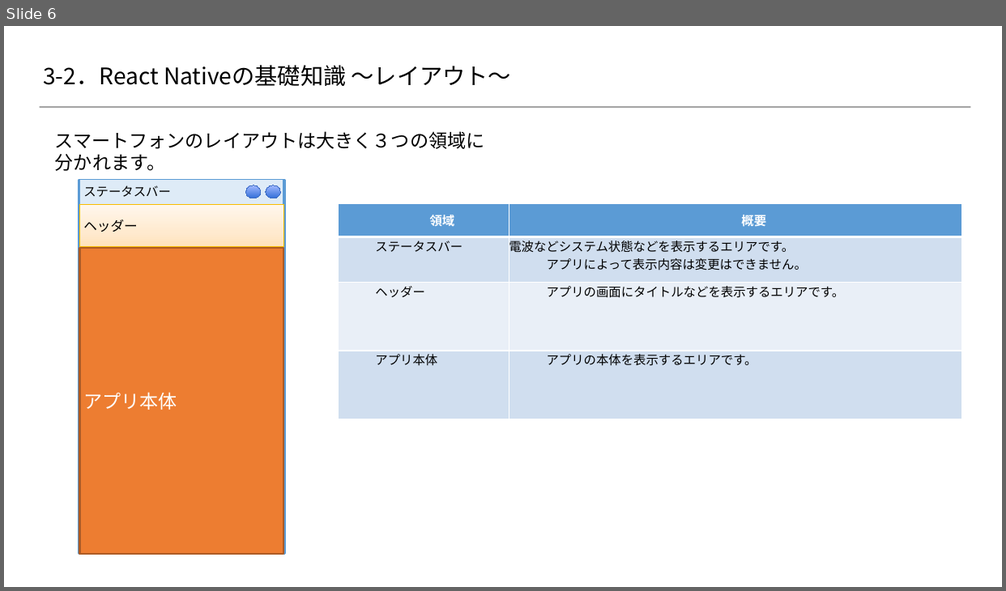
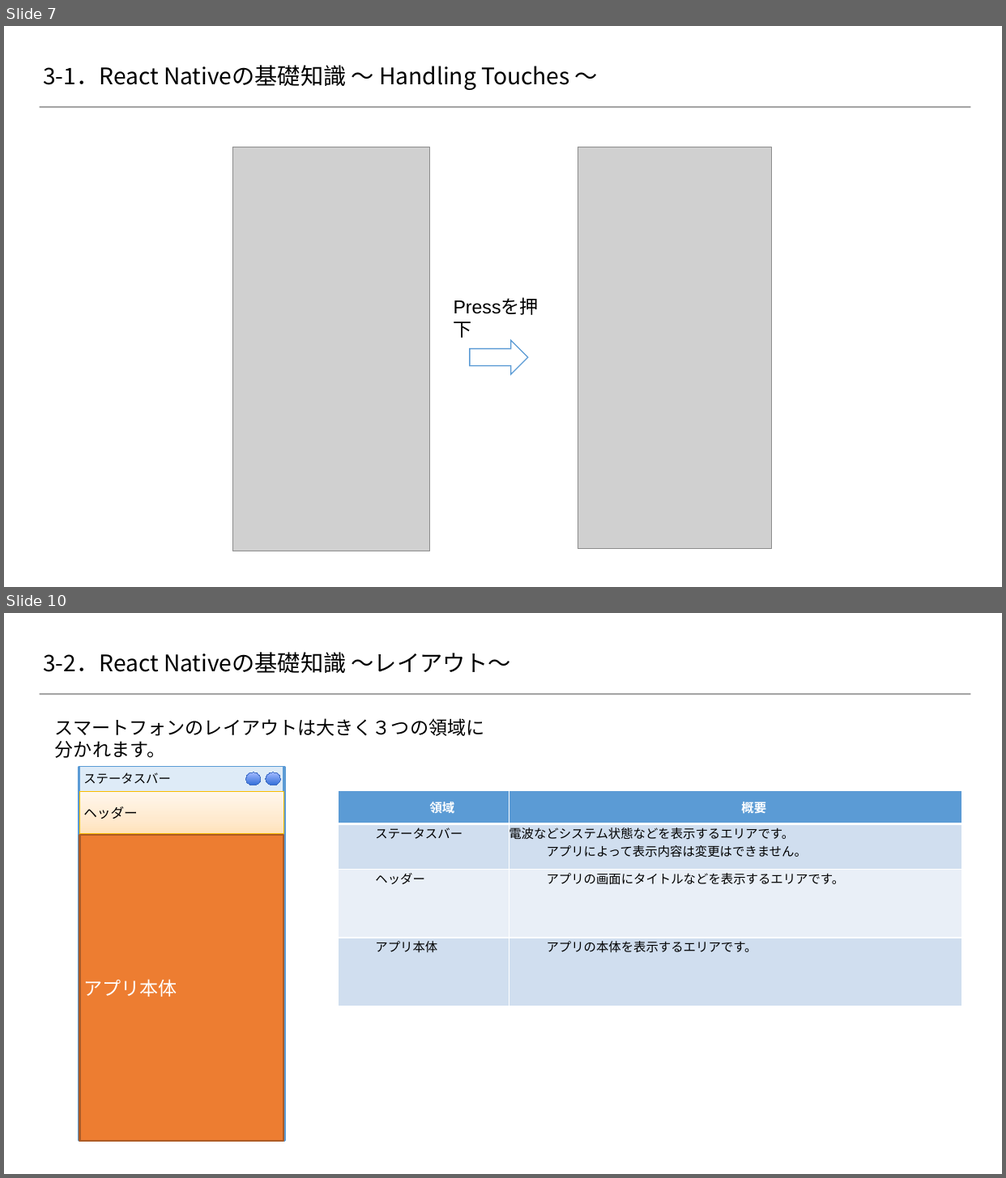
Before and after one commit to 2018SYSTEMI34/diary, a slide deck: doc/02_SlideShare/01.ネタ/３_ReactNative基礎知識/react-native.pptx. Shown one above the other, each under a label of ours: slide 6 before the commit, slides 7 and 10 after it; the slides between them are not shown. The pictures are 1006x591 and 1006x1178 pixels, drawn with LibreOffice and Linux fonts; fonts in the diff are those of the drawing; grey boxes stand for pictures; background and template pictures are left out. Boxes give left, top, right and bottom in pixels: in the first picture for what was removed or moved away, otherwise in the second. Text is boxed around its words. In the diff, an @@ line names an element or a change of style, - is before the commit and + after.

Commit message:
ReactNative基礎知識_ページ追加
ReactNative基礎知識_ページ追加

```diff
--- a/doc/02_SlideShare/01.ネタ/３_ReactNative基礎知識/react-native.pptx
+++ b/doc/02_SlideShare/01.ネタ/３_ReactNative基礎知識/react-native.pptx
@@ slide 7 added at [4,26,1002,587], background #FFFFFF; not listed: 1 template element that a slide beside it also shows @@
@@ title added at [43,65,569,90], 22 pt, text #000000 @@
+3-1．React Nativeの基礎知識 ～ Handling Touches ～
@@ picture added at [232,148,430,551] @@
@@ picture added at [578,148,772,549] @@
@@ text added at [445,292,562,322], 18 pt, text #000000 @@
+Pressを押下
@@ right arrow added at [470,340,528,375], fill #FFFFFF, outline #5B9BD5 1 pt @@
@@ what was slide 6 is now slide 10 @@
```
Also in this commit, not shown: 3 slides changed, 5 other slides added, 2 slides removed.
